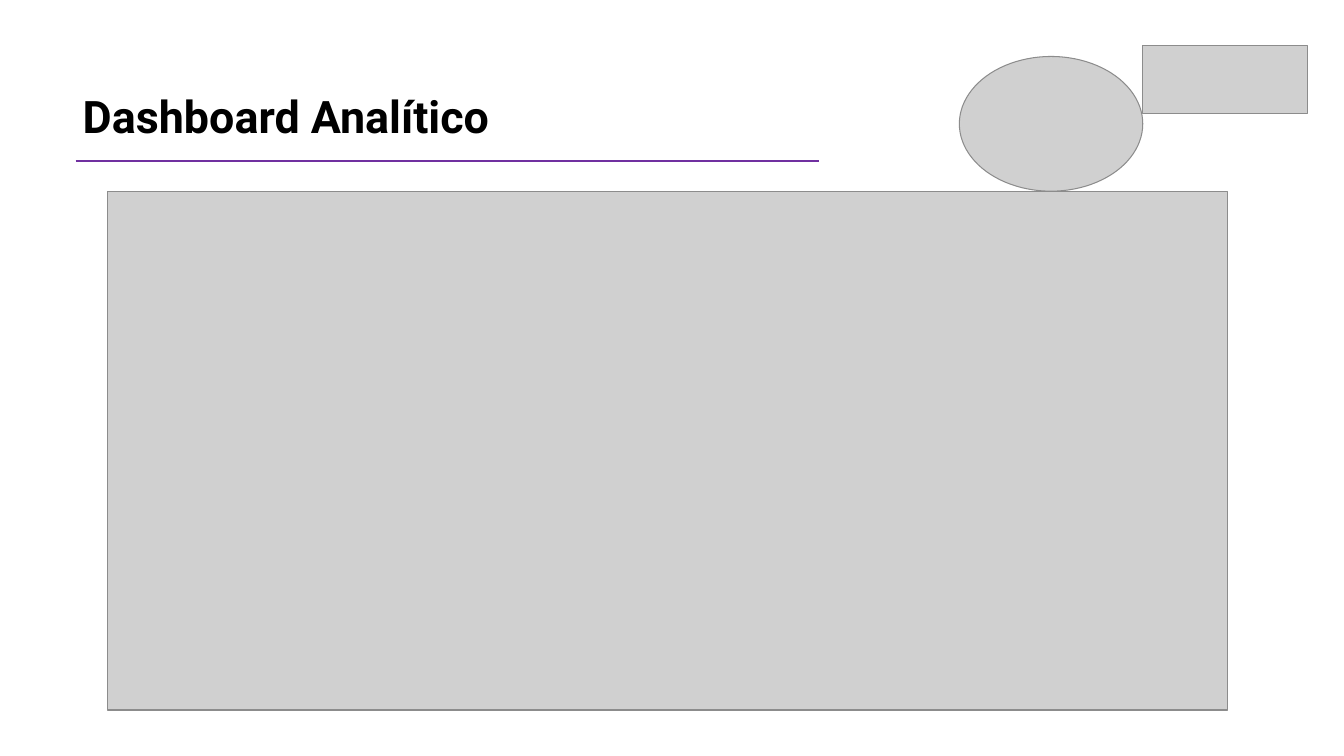
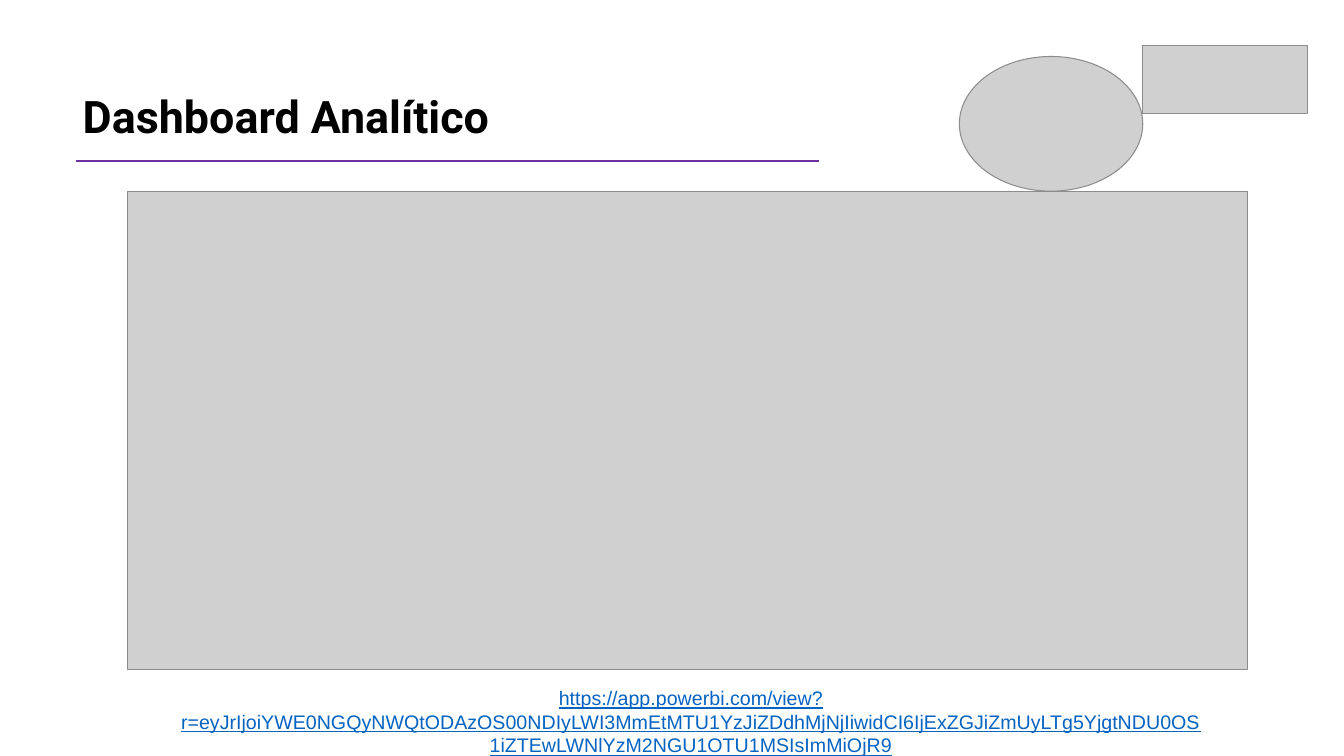
Before and after one commit to raphacooelho/Datathon-Passos-M-gicos---2025, a slide deck: slide 15 of Datathon_GRUPO_33.pptx. Drawn at 1344x756 pixels with LibreOffice and Linux fonts; fonts in the diff are those of the drawing; grey boxes stand for pictures. Boxes give left, top, right and bottom in pixels: in the first picture for what was removed or moved away, otherwise in the second. Text is boxed around its words. In the diff, an @@ line names an element or a change of style, - is before the commit and + after.

```diff
--- a/Datathon_GRUPO_33.pptx
+++ b/Datathon_GRUPO_33.pptx
@@ picture: place and size @@
-picture at [107, 192, 1227, 711]
+picture at [128, 192, 1248, 670]
@@ text added at [181, 690, 1199, 733], 14 pt, text #0563C1, underline @@
+https://app.powerbi.com/view?r=eyJrIjoiYWE0NGQyNWQtODAzOS00NDIyLWI3MmEtMTU1YzJiZDdhMjNjIiwidCI6IjExZGJiZmUyLTg5YjgtNDU0OS1iZTEwLWNlYzM2NGU1OTU1MSIsImMiOjR9
```
